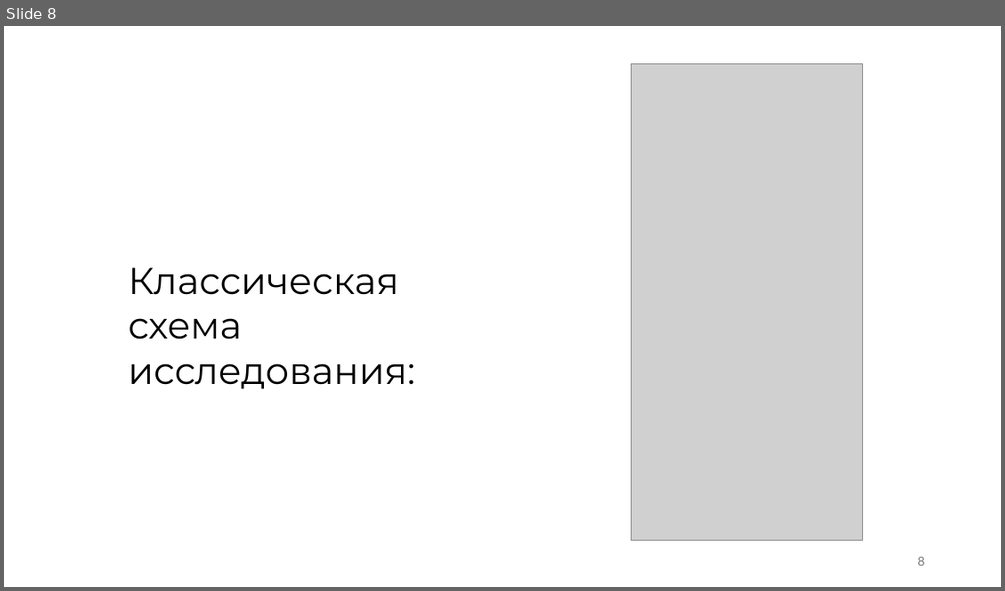
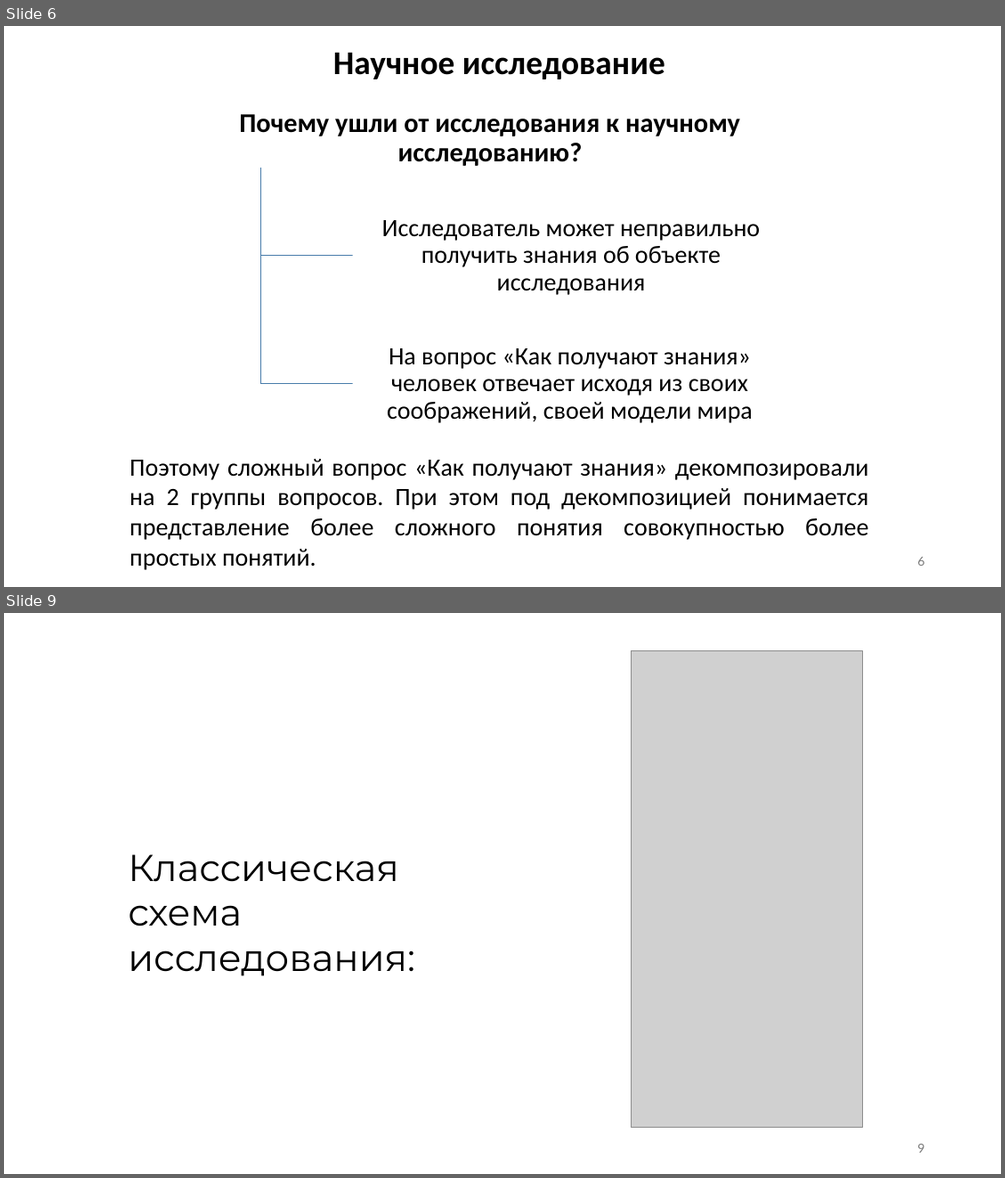
Before and after one commit to kuskas112/Labs, a slide deck: Основы системного анализа/lab1/lab1.pptx. Shown one above the other, each under a label of ours: slide 8 before the commit, slides 6 and 9 after it; the slides between them are not shown. The pictures are 1005x591 and 1005x1178 pixels, drawn with LibreOffice and Linux fonts; fonts in the diff are those of the drawing; grey boxes stand for pictures. Boxes give left, top, right and bottom in pixels: in the first picture for what was removed or moved away, otherwise in the second. Text is boxed around its words. In the diff, an @@ line names an element or a change of style, - is before the commit and + after.

```diff
--- a/Основы системного анализа/lab1/lab1.pptx
+++ b/Основы системного анализа/lab1/lab1.pptx
@@ slide 6 added at <box>4,26,1001,587</box>, background #FFFFFF @@
@@ text added at <box>333,52,665,79</box>, 32 pt, text #000000, bold @@
+Научное исследование
@@ group added at <box>239,114,789,424</box>: 3 texts, 2 freeform shapes, 2 rectangles @@
+Почему ушли от исследования к научному исследованию?
+Исследователь может неправильно получить знания об объекте исследования
+На вопрос «Как получают знания» человек отвечает исходя из своих соображений, своей модели мира
@@ text added at <box>129,459,869,570</box>, 24 pt, text #000000 @@
+Поэтому сложный вопрос «Как получают знания» декомпозировали на 2 группы вопросов. При этом под декомпозицией понимается представление более сложного понятия совокупностью более простых понятий.
@@ page number added at <box>917,556,924,565</box>, 12 pt, text #797979 @@
+6
@@ what was slide 8 is now slide 9 @@
@@ page number at <box>917,1143,924,1152</box>: text changed @@
-8
+9
```
Also in this commit, not shown: 3 slides changed, 3 other slides added, 3 slides removed, 3 other files.
